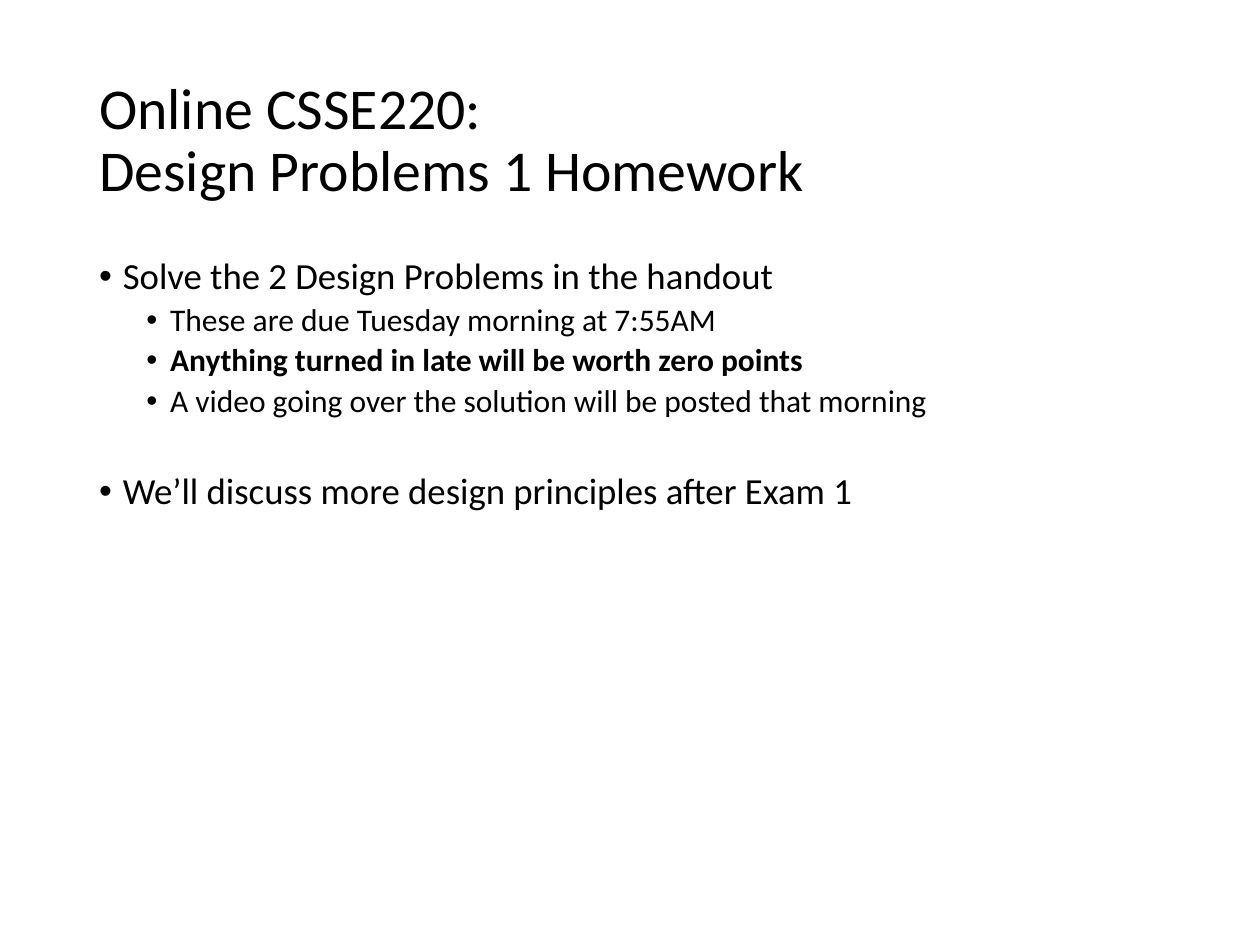
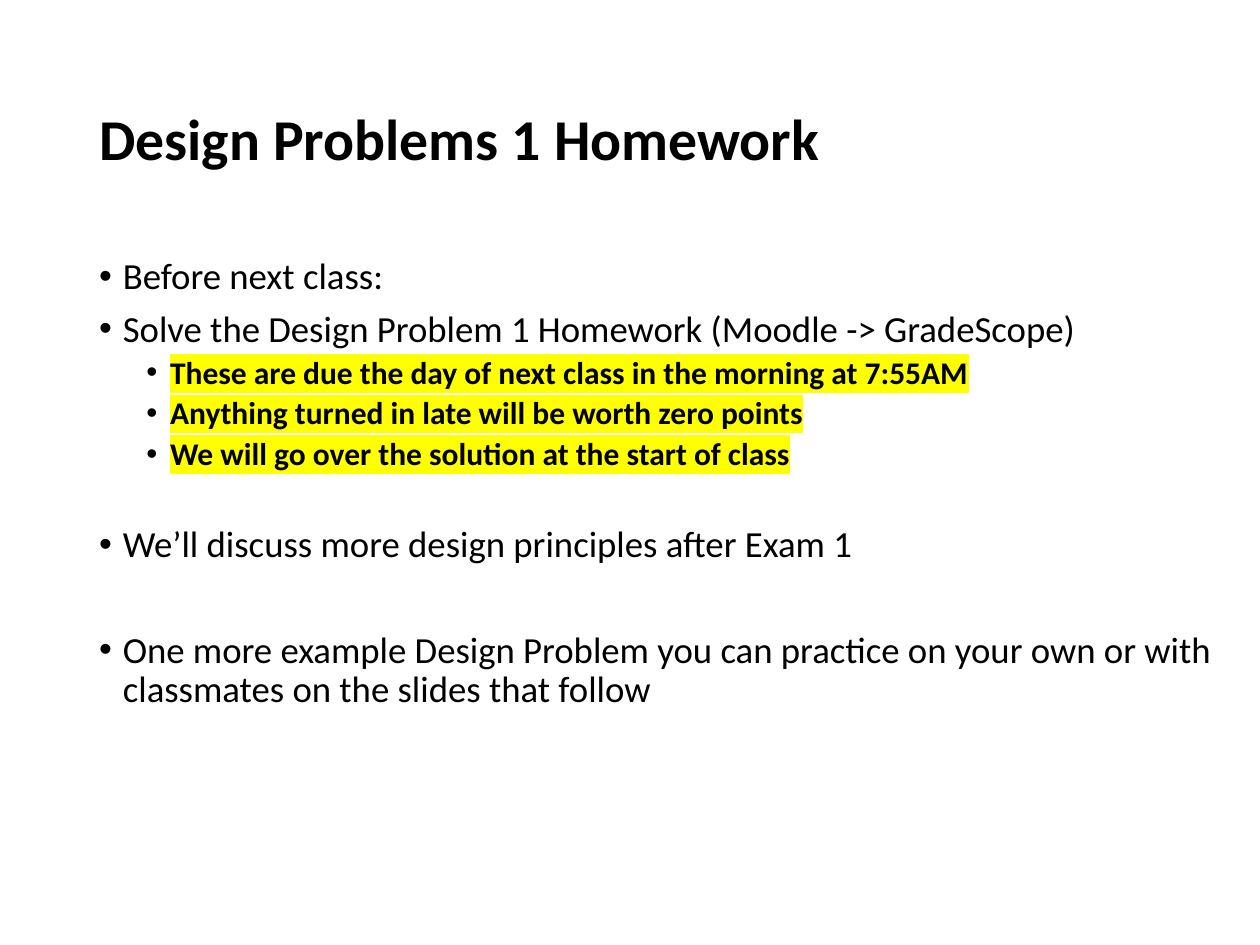
Before and after one commit to RHIT-CSSE/csse220, a slide deck: slide 54 of ClassMaterials/SETechniques/Slides/SoftwareEngineeringTechniques.pptx (slide 53 before the commit). Drawn at 1260x945 pixels with LibreOffice and Linux fonts; fonts in the diff are those of the drawing. Boxes give left, top, right and bottom in pixels: in the first picture for what was removed or moved away, otherwise in the second. Text is boxed around its words. In the diff, an @@ line names an element or a change of style, - is before the commit and + after.

```diff
--- a/ClassMaterials/SETechniques/Slides/SoftwareEngineeringTechniques.pptx
+++ b/ClassMaterials/SETechniques/Slides/SoftwareEngineeringTechniques.pptx
@@ title at box(99, 119, 819, 170): text changed; bold on @@
-Online CSSE220:
-Design Problems 1 Homework
+Design Problems 1 Homework
@@ text at box(123, 263, 1075, 390): text changed @@
-• Solve the 2 Design Problems in the handout
-  • These are due Tuesday morning at 7:55AM
+• Before next class:
+• Solve the Design Problem 1 Homework (Moodle -> GradeScope)
+  • These are due the day of next class in the morning at 7:55AM
@@ text at box(170, 402, 803, 430): highlight none to #FFFF00 in "Anything turned in late will be worth ..." @@
@@ text at box(170, 443, 790, 471): text changed; bold on @@
-  • A video going over the solution will be posted that morning
+  • We will go over the solution at the start of class
@@ text at box(123, 637, 1210, 703): paragraph added @@
+• One more example Design Problem you can practice on your own or with classmates on the slides that follow
```
Also in this commit, not shown: 33 other slides changed, 11 slides added, 3 slides removed.
